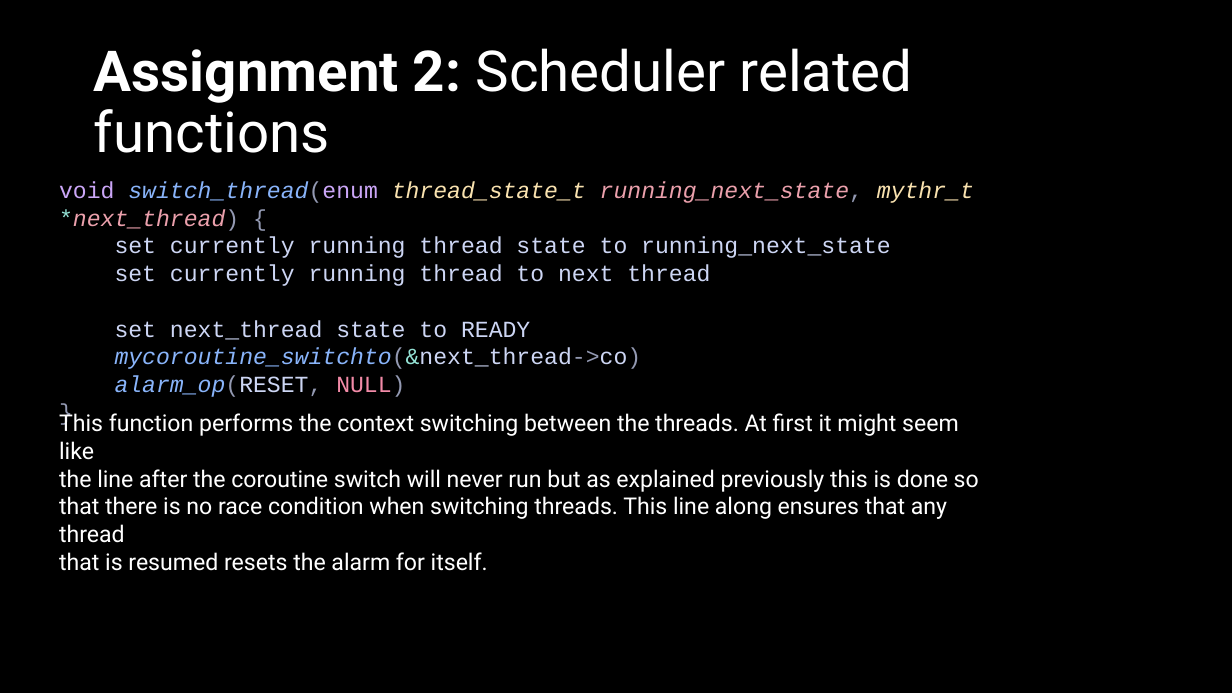
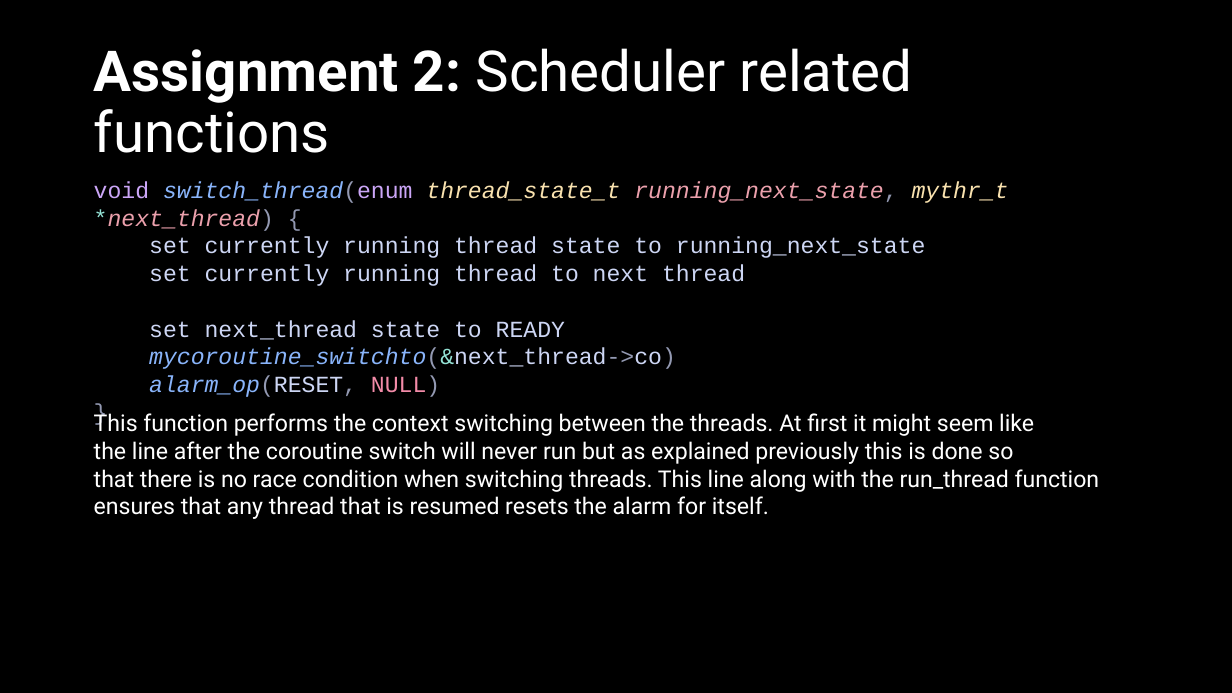
Before and after one commit to ACrispyCookie/ECE321-Concurrent-Programming, a slide deck: slide 28 of Project4/G9-4.pptx (slide 20 before the commit). Drawn at 1232x693 pixels with LibreOffice and Linux fonts; fonts in the diff are those of the drawing. Boxes give left, top, right and bottom in pixels: in the first picture for what was removed or moved away, otherwise in the second. Text is boxed around its words. In the diff, an @@ line names an element or a change of style, - is before the commit and + after.

```diff
--- a/Project4/G9-4.pptx
+++ b/Project4/G9-4.pptx
@@ text "void switch_thread(enum thread_state_t running_next_state, m ...": place and size @@
-text "void switch_thread(enum thread_state_t running_next_state, m ..." at [59, 181, 974, 397]
+text "void switch_thread(enum thread_state_t running_next_state, m ..." at [94, 181, 1009, 397]
@@ text "This function performs the context ...": place and size @@
-text "This function performs the context ..." at [59, 411, 979, 571]
+text "This function performs the context ..." at [94, 411, 1100, 519]
@@ text at [94, 469, 1100, 519]: text changed @@
-that there is no race condition when switching threads. This line along ensures that any thread
-that is resumed resets the alarm for itself.
+that there is no race condition when switching threads. This line along with the run_thread function ensures that any thread that is resumed resets the alarm for itself.
```
Also in this commit, not shown: 25 other slides changed, 12 slides added, 2 slides removed, 32 other files.
